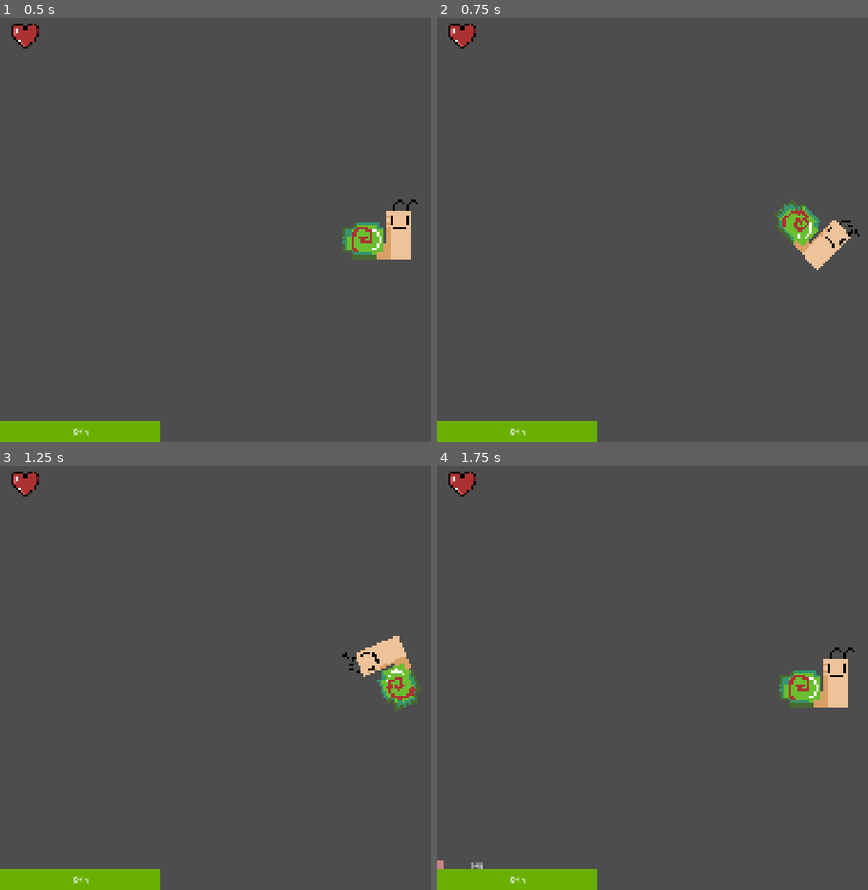
Above: before the commit, frames 1-4 (two rows, left to right).
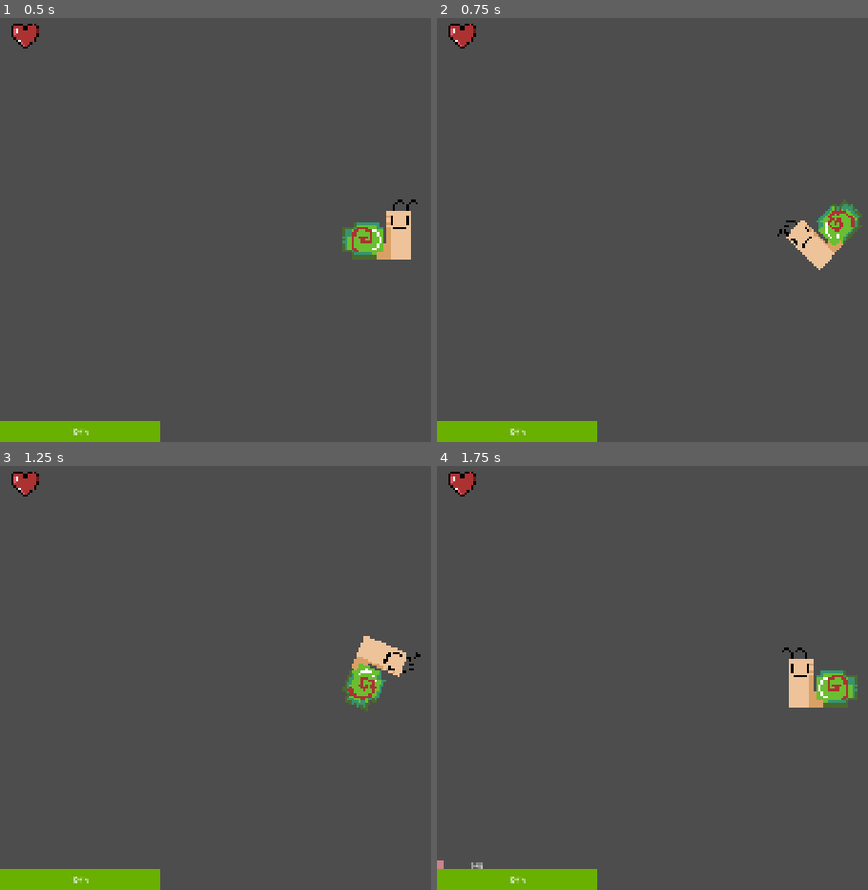
Above: after the commit, the same moments.

Repository: mark4pro/rogue-like
Game: Godot game, scene res://Scenes/shit.tscn
Two runs of this game, one before a commit and one after it. Both use one fixed random seed, a clock stepped at 60 frames per second and the inputs below. This scene is started directly instead of the project's main scene.
Inputs (mouse positions are in pixels of both pictures, inside the frame that each line leads up to):
- Up to frame 1 (0.5 s): no input
- Up to frame 2 (0.75 s): tap Enter at 0.5 s; move the mouse to (781, 314) at 0.52 s; hold W (up) from 0.53 s (still down); tap Ctrl (roll) at 0.6 s; click (781, 314) at 0.67 s
- Up to frame 3 (1.25 s): keep holding W (up); tap Shift (sprint) at 0.8 s
- Up to frame 4 (1.75 s): keep holding W (up); move the mouse to (outside the picture) at 1.27 s; tap Shift (sprint) at 1.35 s; click (outside the picture) at 1.42 s; tap Ctrl (roll) at 1.55 s

Frame 1 is identical in both runs. In frame 2, 1.6% of the frame differs, in the area x 78-99%, y 42-60%; in frame 3, 1.9%, in the area x 79-98%, y 40-58%; in frame 4, 1.8%.

Commit message:
Fully implemented dodge roll
More clean up too

Diff:
--- a/Assets/prefabs/player.tscn
+++ b/Assets/prefabs/player.tscn
@@ -92,6 +92,7 @@
 
 [node name="Player" type="RigidBody2D" unique_id=2014763879 groups=["Player"]]
 gravity_scale = 0.0
+lock_rotation = true
 script = ExtResource("1_fj04p")
 stamina_norm_color = Color(0.4117647, 0.6901961, 0, 1)
 stamina_exh_color = Color(0.31672, 0.37, 0.2368, 1)
--- a/Script/player_controller.gd
+++ b/Script/player_controller.gd
@@ -15,9 +15,10 @@
 @export var stamina_drain = 25
 
 @export_category("Movement")
-@export var sprint_speed : float = 15000
-@export var walk_speed : float = 7000
-@export var roll_speed : float = 7
+@export var sprint_speed : float = 15
+@export var walk_speed : float = 7
+@export var roll_speed : float = 10
+@export var roll_rot_speed : float = 7
 
 @export_category("UI")
 @export var stamina_norm_color : Color
@@ -32,16 +33,19 @@
 
 var dir : Vector2 = Vector2.ZERO
 var speed : float = walk_speed
+
 var rspeed : float = roll_speed
+var roll_target : Vector2 = Vector2.ZERO
+var roll_dir : Vector2 = Vector2.ZERO
 
 func _ready() -> void:
 	health_bar.max_value = max_health
 	health_bar.value = health
 
 func take_damage(amount):
-	health -= amount
-	health = clamp(health, 0, max_health)
-	health_bar.value = health
+	if not is_rolling:
+		health -= amount
+		health = clamp(health, 0, max_health)
 
 func _process(delta: float) -> void:
 	#Movement check
@@ -88,16 +92,26 @@
 
 	#Activate roll
 	if Input.is_action_just_pressed("roll") and not is_rolling and can_roll:
+		roll_target = $Camera2D.get_global_mouse_position()
+		roll_dir = roll_target - position
+		roll_dir = roll_dir.normalized()
 		is_rolling = true
 		can_roll = false
 
-	#Flip sprint and rotation based on direction
+	#Flip sprite and rotation based on movement direction
 	if linear_velocity.x < 0:
 		$Sprite2D.flip_h = true
-		rspeed = -roll_speed
 	elif linear_velocity.x > 0:
 		$Sprite2D.flip_h = false
-		rspeed = roll_speed
+
+	#Flip sprite and rotation based on roll direction
+	if is_rolling:
+		if roll_dir.x < 0:
+			$Sprite2D.flip_h = true
+			rspeed = -roll_rot_speed
+		elif roll_dir.x > 0:
+			$Sprite2D.flip_h = false
+			rspeed = roll_rot_speed
 
 	#Finish roll and start cool down
 	#Had to change this since _process updates before _physics_process thus if rotation = 0
@@ -108,6 +122,7 @@
 		is_rolling = false
 
 	#Update the UI here
+	health_bar.value = (health / max_health) * 100
 	stamina_bar.value = (stamina / max_stamina) * 100
 	if can_sprint:
 		stamina_bar.get_theme_stylebox("fill").bg_color = stamina_norm_color
@@ -123,12 +138,12 @@
 		dir = Vector2(Input.get_axis("left", "right"), Input.get_axis("up", "down")).normalized()
 	else:
 		dir = Vector2.ZERO #Don't move when rolling
-	linear_velocity = dir * speed * delta;
+	linear_velocity = dir * speed * 1000 * delta;
 
 	#Roll logic
 	if is_rolling:
-		print("test")
 		$Sprite2D.rotation += rspeed * delta
+		apply_impulse(roll_dir * roll_speed * 1000 * delta)
 
 func _on_roll_cooldown_timeout() -> void:
 	can_roll = true
